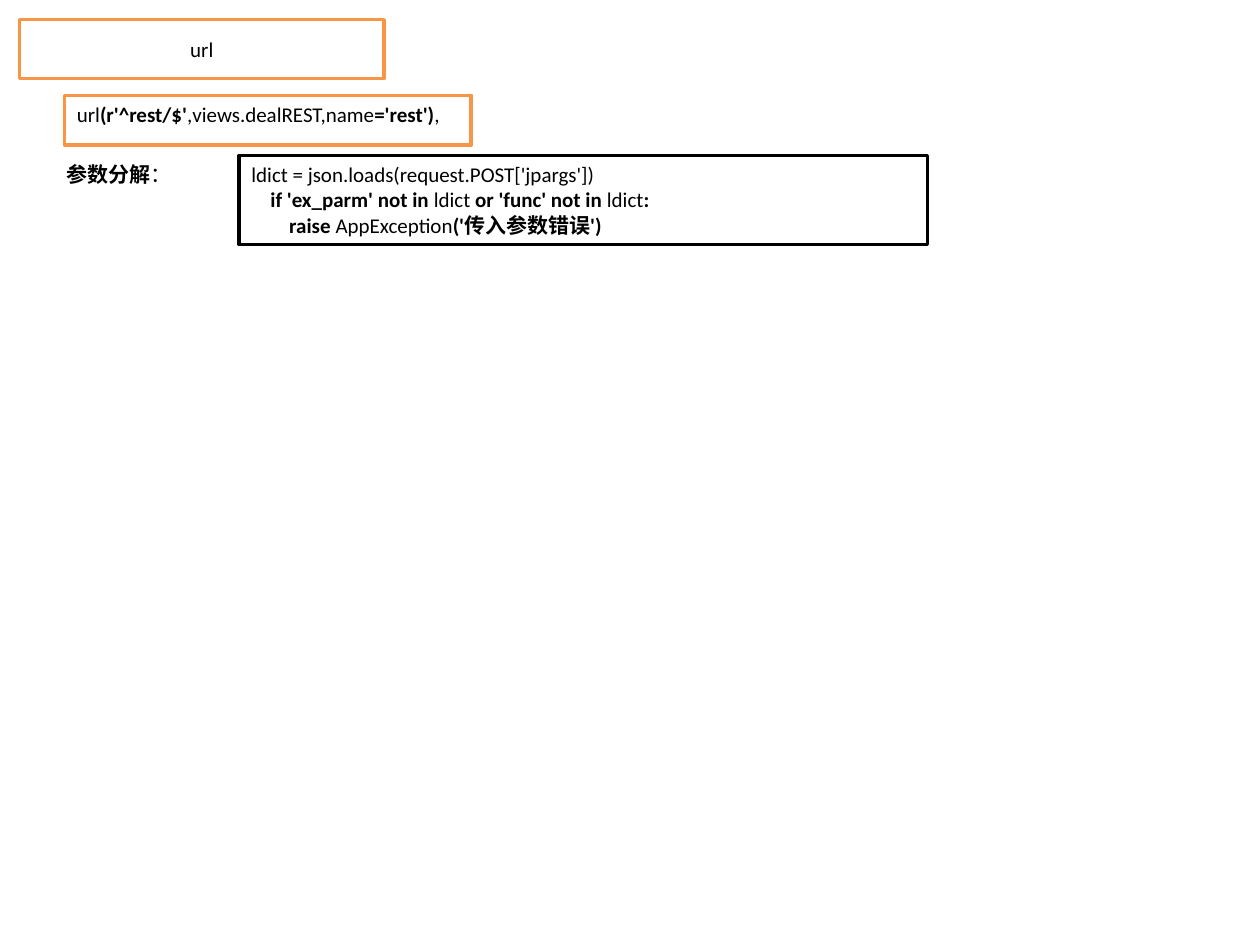
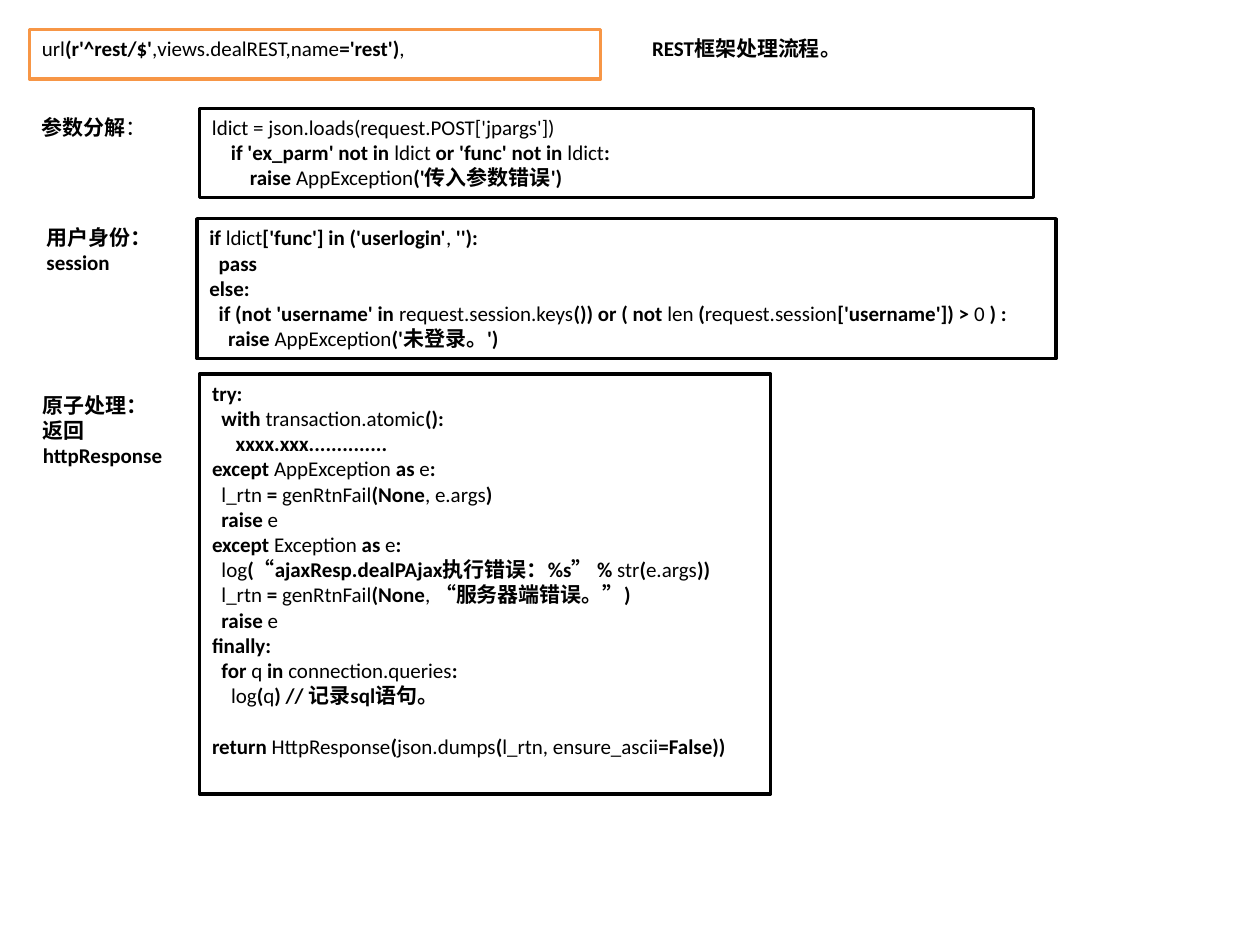
Before and after one commit to zhtdh/seoWeb, a slide deck: slide 4 of hierarchy.pptx. Drawn at 1260x945 pixels with LibreOffice and Linux fonts; fonts in the diff are those of the drawing. Boxes give left, top, right and bottom in pixels: in the first picture for what was removed or moved away, otherwise in the second. Text is boxed around its words. In the diff, an @@ line names an element or a change of style, - is before the commit and + after.

```diff
--- a/hierarchy.pptx
+++ b/hierarchy.pptx
@@ background #009B4E to #56C965 @@
@@ rectangle removed at [20, 20, 384, 79] @@
-url
@@ rectangle "url(r'^rest/$',views.dealREST,name='rest')," at [29, 29, 600, 78]: fill #009B4E to #56C965 @@
@@ rectangle "url(r'^rest/$',views.dealREST,name='rest'),": place and size @@
-rectangle "url(r'^rest/$',views.dealREST,name='rest')," at [64, 96, 471, 145]
+rectangle "url(r'^rest/$',views.dealREST,name='rest')," at [29, 29, 600, 78]
@@ text added at [652, 39, 841, 58], 12 pt, text #000000, bold @@
+REST框架处理流程。
@@ text "参数分解：": place and size @@
-text "参数分解：" at [67, 164, 172, 184]
+text "参数分解：" at [42, 117, 147, 137]
@@ rectangle "ldict = json.loads(request.POST['jpargs']) if 'ex_parm' ...": place and size @@
-rectangle "ldict = json.loads(request.POST['jpargs']) if 'ex_parm' ..." at [239, 155, 929, 244]
+rectangle "ldict = json.loads(request.POST['jpargs']) if 'ex_parm' ..." at [199, 108, 1033, 198]
@@ rectangle "ldict = json.loads(request.POST['jpargs']) if 'ex_parm' ..." at [199, 108, 1033, 198]: fill #009B4E to #56C965 @@
@@ text added at [46, 227, 151, 270], 12 pt, text #000000, bold @@
+用户身份：
+session
@@ rectangle added at [197, 219, 1056, 359], fill #56C965, outline #000000 2 pt, 12 pt, text #000000, bold @@
+if ldict['func'] in ('userlogin', ''):
+pass
+else:
+if (not 'username' in request.session.keys()) or ( not len (request.session['username']) > 0 ) :
+raise AppException('未登录。')
@@ rectangle added at [199, 374, 770, 794], fill #56C965, outline #000000 2 pt, 12 pt, text #000000, bold @@
+try:
+with transaction.atomic():
+xxxx.xxx..............
+except AppException as e:
+l_rtn = genRtnFail(None, e.args)
+raise e
+except Exception as e:
+log(“ajaxResp.dealPAjax执行错误：%s” % str(e.args))
+l_rtn = genRtnFail(None, “服务器端错误。”)
+raise e
+finally:
+for q in connection.queries:
+log(q) // 记录sql语句。
+return HttpResponse(json.dumps(l_rtn, ensure_ascii=False))
@@ text added at [43, 395, 162, 467], 12 pt, text #000000, bold @@
+原子处理：
+返回
+httpResponse
```
Also in this commit, not shown: 3 other slides changed, 4 other files.
